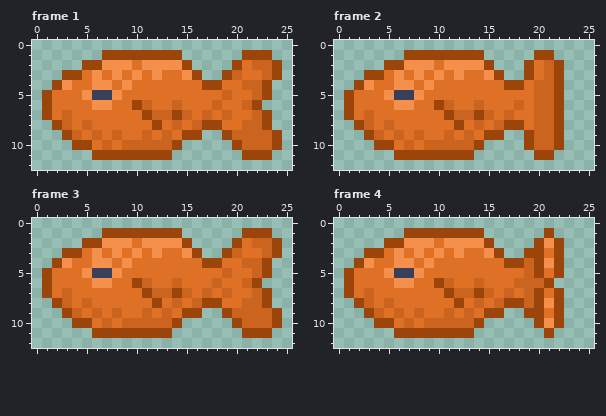
Pixel-art file, stored at assets/images/asepriteFiles/goldFishGrowth1.aseprite. The picture above is the old version.
26x13 pixels, 4 frames. Shown: frame 1, frame 2, frame 3, frame 4. The commit also changed other frames, which this record leaves out.
Now the later version:
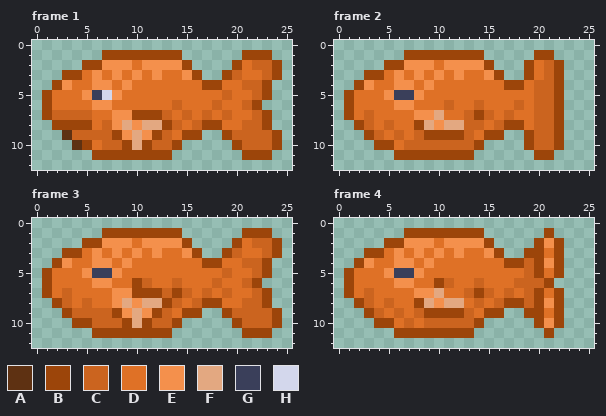
Palette (. is transparent): A #5e3112  B #9c450a  C #cb641f  D #df7126  E #f4904c  F #e3a881  G #3a3f5a  H #d3d7ec
The exact change:
--- frame 1
@@ x 0..16 @@
  4 ..BEDDEEDEDDDDDDD
- 5 .BDDDEGGEDDDDDDDD
- 6 .BDDDDEEDDBCDDCDD
- 7 .BDCDDDDDDDBCCBCD
- 8 ..BCDCDDDDDDBDCDC
- 9 ...BCDCDCDDCDCDBB
-10 ....BBDCDCCCCCB..
+ 5 .BDDDEGHEDDDDDDDD
+ 6 .BDDDDEEDDDDDDCDD
+ 7 .BCCCCDDEEBBBCDCD
+ 8 ..BBBBDCEFEFFBCDC
+ 9 ...ACCCCBEFEBCDBB
+10 ....ABDCCBFBCCB..
 11 ......BBBBBBBB...
--- frame 2
@@ x 6..15 @@
  5 GGEDDDDDDD
- 6 EEDDBCDDCD
- 7 DDDDDBCCBC
- 8 DDDDDDBDCD
- 9 CDCDDCDCDB
-10 DCDCCCCCB.
+ 6 EEDDDCDDCD
+ 7 DDEEFDDCBC
+ 8 DDBFEFFCCD
+ 9 CDCBBBBCDB
+10 DCCCCCCCB.
 11 BBBBBBBB..
--- frame 3
@@ x 3..15 @@
  6 DDDEEDDBCDDCD
- 7 CDDDDDDDBCCBC
- 8 CDCDDDDDDBDCD
- 9 BCDCDCDDCDCDB
-10 .BBDCDCCCCCB.
+ 7 CDDDDEEBBBCBC
+ 8 CDCDDEFEFFBCD
+ 9 BCCCCBEFEBCDB
+10 .BBCCCBFBCCB.
 11 ...BBBBBBBB..
--- frame 4
@@ x 6..14 @@
  6 EEDDBCDDC
- 7 DDDDDBCCB
- 8 DDDDDDBDC
- 9 CDCDDCDCD
+ 7 DDEEFDDCB
+ 8 DDBFEFFDC
+ 9 CDCBBBBCD
 10 DCDCCCCCB
Pixel boxes of the changes (left, top, right, bottom) in both pictures:
changed: (52, 90, 182, 150)
changed: (414, 100, 474, 150)
changed: (82, 288, 172, 328)
changed: (414, 288, 464, 318)
